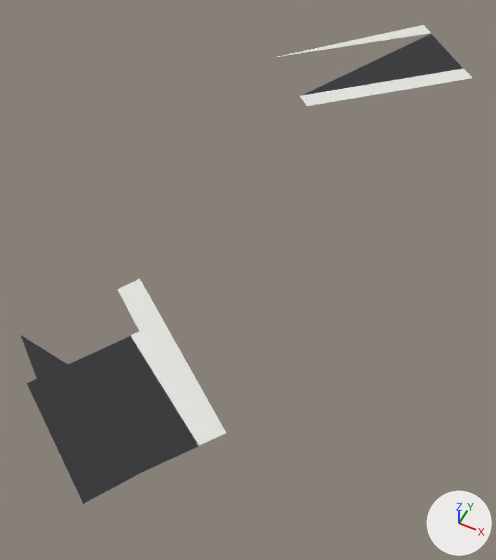
Two versions of the glTF model viewer/assets/models/roadway_chunks/chunk_5_2.glb, one commit apart.
Before and after are seen from a 50 mm lens placed at (2537.9, -1453.2, 74.9), pointed at (2503.8, -1385.0, -10.3). The lights are fixed; the arrows at lower right show +X, +Y and +Z. The older version comes first. Vertices at exactly the same position are counted once.

Names of what the first picture shows: 'road_asphalt', 'sidewalk_concrete'.
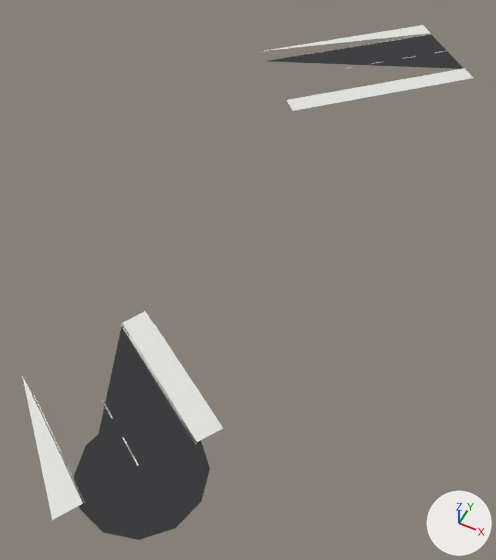
Diff of the bpy script that builds the scene:
```diff
--- a/viewer/assets/models/roadway_chunks/chunk_5_2.glb.py
+++ b/viewer/assets/models/roadway_chunks/chunk_5_2.glb.py
@@ mat_road_marking_white @@
+mat_road_marking_white = principled_material('Road_Marking_White')
+mat_road_marking_white.base_color = (0.929, 0.929, 0.89)  # white #f7f7f2
+mat_road_marking_white.roughness = 0.7
@@ me_road_asphalt @@
 # used by ob_road_asphalt; location = (0.0, 0.0, 0.0)
 # verts and faces of me_road_asphalt; kept vertices keep their numbers, new ones are numbered from 10
 # before: 3 (2490.5, -1421.9, 0.1) at pixel (26, 383), 4 (2498.3, -1409.5, 0.1) at pixel (130, 335), 5 (2514.3, -1419.5, 0.1) at pixel (197, 442), 6 (2506.5, -1431.9, 0.1) at pixel (83, 503)
-me_road_asphalt.from_pydata(...)  # 10 vertices, 4 faces; spans x 2484.8..2521.3, y -1431.9..-1312.4, z 0.1
+me_road_asphalt.from_pydata(...)  # 22 vertices, 15 faces; spans x 2484.2..2521.4, y -1433.6..-1312.4, z 0.1
+# me_road_asphalt part 1: the loose piece of 3 vertices spanning x 2495.7..2521.3, y -1346.7..-1312.4, z 0.1 is rebuilt with 3 vertices and now spans x 2484.2..2521.4, y -1338.4..-1312.4, z 0.1
+# me_road_asphalt part 2: the loose piece of 3 vertices spanning x 2484.8..2514.7, y -1431.6..-1416.1, z 0.1 is rebuilt with 3 vertices and now spans x 2496.1..2514.2, y -1432.0..-1408.3, z 0.1
+# me_road_asphalt part 3: a new loose piece of 13 vertices spanning x 2502.5..2518.3, y -1433.6..-1417.8, z 0.1, in mat_road_asphalt (dark grey #323235)
+# me_road_asphalt part 4
+delete_vertices([3])  # with the faces that use them
+faces += [(4, 6, 5)]
 me_road_asphalt.materials.append(mat_road_asphalt)
@@ me_sidewalk_concrete @@
 # used by ob_sidewalk_concrete; location = (0.0, 0.0, 0.0)
-me_sidewalk_concrete.from_pydata(...)  # 25 vertices, 14 faces; spans x 2485.1..2523.8, y -1431.9..-1309.7, z 0.1..0.2
+me_sidewalk_concrete.from_pydata(...)  # 33 vertices, 18 faces; spans x 2481.7..2524.0, y -1435.1..-1309.8, z 0.1..0.2
+# me_sidewalk_concrete part 5: the loose piece of 6 vertices spanning x 2495.7..2523.8, y -1349.3..-1323.1, z 0.1..0.2 is rebuilt with 6 vertices and now spans x 2494.1..2524.0, y -1351.9..-1323.0, z 0.1..0.2
+# me_sidewalk_concrete part 6: the loose piece of 4 vertices spanning x 2485.1..2511.4, y -1336.7..-1309.7, z 0.1..0.2 is rebuilt with 5 vertices and now spans x 2481.7..2511.3, y -1338.4..-1309.8, z 0.1..0.2
+# me_sidewalk_concrete part 7
+# 6 vertices are removed from x 2492.0..2516.8, y -1419.8..-1400.2, z 0.1..0.2
+# 5 faces are deleted
+# 13 vertices are added at x 2489.2..2516.2, y -1435.1..-1405.0, z 0.1..0.2
+# 9 new faces join them
 me_sidewalk_concrete.materials.append(mat_sidewalk_concrete)
@@ me_road_marking_white @@
+me_road_marking_white.from_pydata(...)  # 81 vertices, 53 faces; spans x 2484.3..2521.4, y -1431.8..-1312.5, z 0.1
+me_road_marking_white.materials.append(mat_road_marking_white)  # white #f7f7f2
@@ ob_road_marking_white @@
+ob_road_marking_white = bpy.data.objects.new('road_marking_white', me_road_marking_white)
+ob_road_marking_white.location = (0.0, 0.0, 0.0)
```

Location of each change, [x1, y1, x2, y2] in pixels of the pictures (496 x 560 px):
'road_asphalt', reshaped (12% narrower, 8% taller)
    before: [21, 34, 463, 504]
    after: [74, 34, 463, 540]
'sidewalk_concrete', reshaped
    before: [77, 25, 472, 492]
    after: [22, 25, 473, 520]
'road_marking_white', added
    after: [25, 34, 464, 503]
part 1 of me_road_asphalt, rebuilt (22% wider, 42% shorter)
    before: [304, 34, 463, 95]
    after: [269, 34, 463, 69]
part 2 of me_road_asphalt, rebuilt
    before: [21, 336, 198, 500]
    after: [84, 324, 133, 500]
part 3 of me_road_asphalt, added
    after: [74, 435, 210, 540]
part 4 of me_road_asphalt, cut back
    before: [27, 336, 197, 504]
    after: [83, 338, 197, 504]
part 5 of me_sidewalk_concrete, rebuilt (9% wider, 16% taller)
    before: [300, 69, 472, 106]
    after: [286, 68, 473, 111]
part 6 of me_sidewalk_concrete, rebuilt (12% wider)
    before: [277, 25, 431, 57]
    after: [259, 25, 431, 58]
part 7 of me_sidewalk_concrete, reshaped
    before: [117, 279, 226, 445]
    after: [22, 311, 223, 520]
